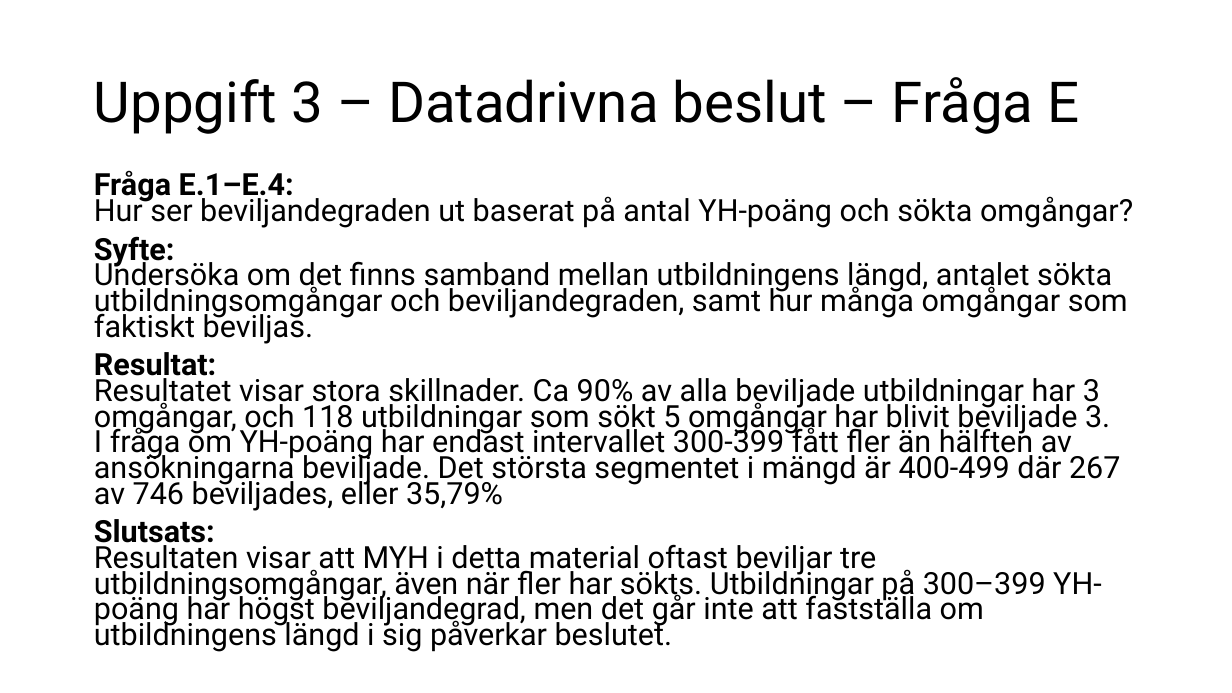
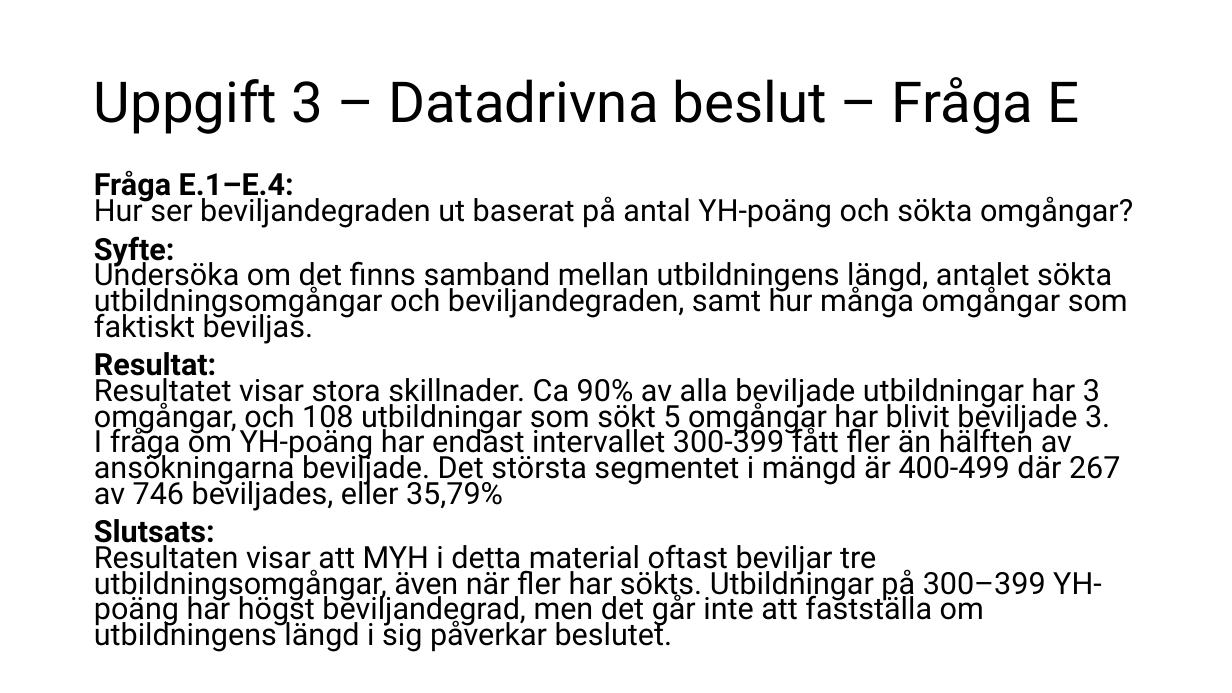
Before and after one commit to dosselicious/the_skool_jens_dossel, a slide deck: slide 18 of The Skool - Jens Dossel.pptx. Drawn at 1232x693 pixels with LibreOffice and Linux fonts; fonts in the diff are those of the drawing. Boxes give left, top, right and bottom in pixels: in the first picture for what was removed or moved away, otherwise in the second. Text is boxed around its words. In the diff, an @@ line names an element or a change of style, - is before the commit and + after.

```diff
--- a/The Skool - Jens Dossel.pptx
+++ b/The Skool - Jens Dossel.pptx
@@ text at (x1=94, y1=352, x2=1120, y2=511): text changed @@
-Resultat:
-Resultatet visar stora skillnader. Ca 90% av alla beviljade utbildningar har 3 omgångar, och 118 utbildningar som sökt 5 omgångar har blivit beviljade 3.
-I fråga om YH-poäng har endast intervallet 300-399 fått fler än hälften av ansökningarna beviljade. Det största segmentet i mängd är 400-499 där 267 av 746 beviljades, eller 35,79%
+Resultat:
+Resultatet visar stora skillnader. Ca 90% av alla beviljade utbildningar har 3 omgångar, och 108 utbildningar som sökt 5 omgångar har blivit beviljade 3.
+I fråga om YH-poäng har endast intervallet 300-399 fått fler än hälften av ansökningarna beviljade. Det största segmentet i mängd är 400-499 där 267 av 746 beviljades, eller 35,79%
```
Also in this commit, not shown: 4 other slides changed, 1 other file.
